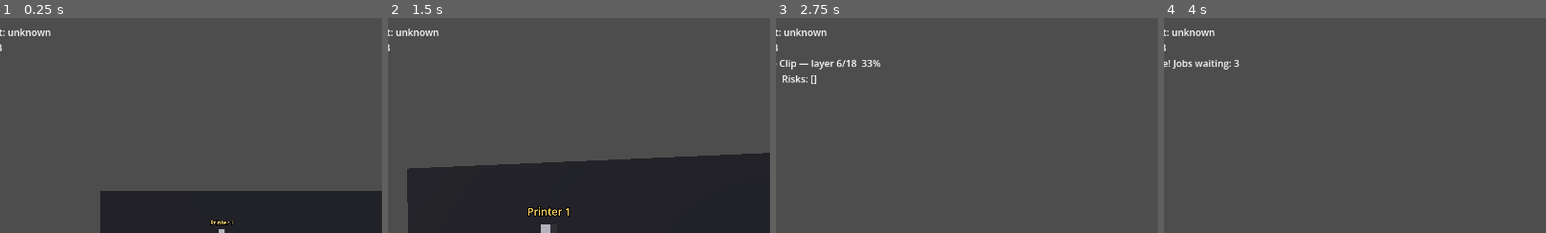
Above: before the commit, frames 1-4 (left to right).
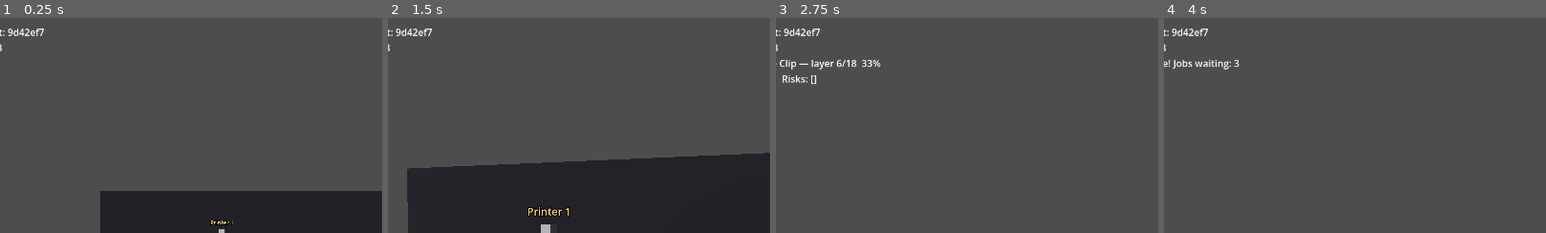
Above: after the commit, the same moments.

Repository: jiracipika/printshop-sim
Game: Godot game, scene res://scenes/Main.tscn
Same seed, same stepped clock (60 frames per second), same inputs: the game is played once before the commit and once after it.
Inputs (mouse positions are % of the whole screen's width and height, from its top left):
- Up to frame 1 (0.25 s): no input
- Up to frame 2 (1.5 s): tap Enter at 0.5 s; move the mouse to (55, 50) at 0.52 s; hold W (move_forward) from 0.53 s (still down); tap E at 0.6, 1.35 s; move the mouse to (45, 50) at 1.27 s
- Up to frame 3 (2.75 s): keep holding W (move_forward); move the mouse to (52, 48) at 2.02 s; tap E at 2.1 s
- Up to frame 4 (4 s): keep holding W (move_forward); move the mouse to (49, 52) at 2.77 s; tap E at 2.85, 3.6 s; tap Space at 3.5 s; move the mouse to (57, 51) at 3.52 s
The pictures show only the part of the screen within x 10-60%, y 0-50%; the shares and areas given below are measured in that part.

The runs differ from the first frame. In frame 1, 0.3% of the frame differs, in the area x 2-14%, y 4-9%; in frame 2, 0.3%; in frame 3, 0.3%; in frame 4, 0.3%.

Commit message:
Stamp version 0.0.1 git sha 9d42ef7

Diff:
--- a/scripts/Version.gd
+++ b/scripts/Version.gd
@@ -3,7 +3,7 @@
 # Autoload: build/version identification so we always know what's deployed.
 
 const VERSION := "0.0.1"
-const GIT_SHA := "unknown"  # stamped by tools/build_web.sh at export time
+const GIT_SHA := "9d42ef7"  # stamped by tools/build_web.sh at export time
 
 func label() -> String:
 	if GIT_SHA.is_empty():
